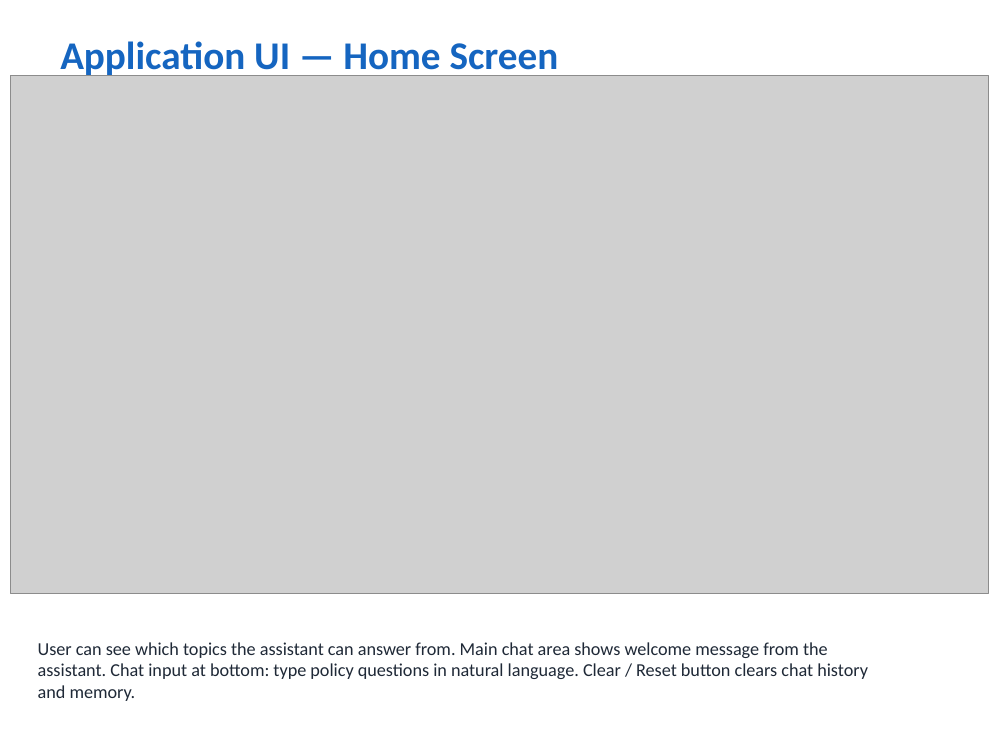
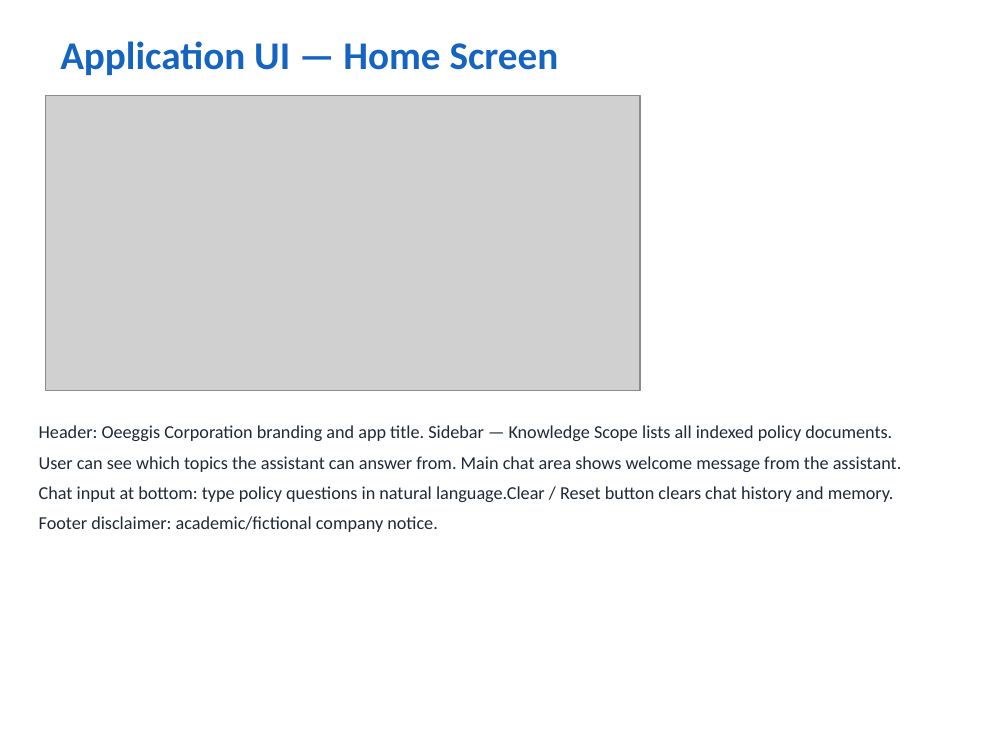
Before and after one commit to vivekkumar-io/iit-patna, a slide deck: slide 10 of SubmissionDocument/Enterprise_Knowledge_Assistant_Vivek_kumar.pptx (slide 6 before the commit). Drawn at 1008x756 pixels with LibreOffice and Linux fonts; fonts in the diff are those of the drawing; grey boxes stand for pictures. Boxes give left, top, right and bottom in pixels: in the first picture for what was removed or moved away, otherwise in the second. Text is boxed around its words. In the diff, an @@ line names an element or a change of style, - is before the commit and + after.

```diff
--- a/SubmissionDocument/Enterprise_Knowledge_Assistant_Vivek_kumar.pptx
+++ b/SubmissionDocument/Enterprise_Knowledge_Assistant_Vivek_kumar.pptx
@@ picture removed at (10, 76, 988, 594) @@
@@ picture added at (45, 96, 640, 390) @@
@@ text at (39, 425, 902, 532): text changed @@
-User can see which topics the assistant can answer from. Main chat area shows welcome message from the assistant. Chat input at bottom: type policy questions in natural language. Clear / Reset button clears chat history and memory.
+Header: Oeeggis Corporation branding and app title. Sidebar — Knowledge Scope lists all indexed policy documents.
+User can see which topics the assistant can answer from. Main chat area shows welcome message from the assistant.
+Chat input at bottom: type policy questions in natural language.Clear / Reset button clears chat history and memory.
+Footer disclaimer: academic/fictional company notice.
```
Also in this commit, not shown: 4 other slides changed, 7 slides added, 1 other file.
